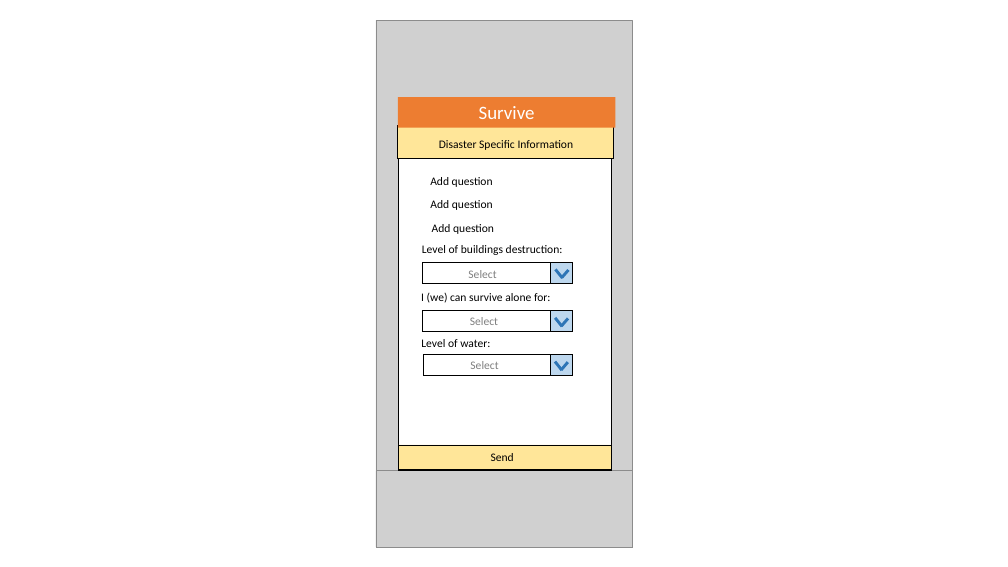
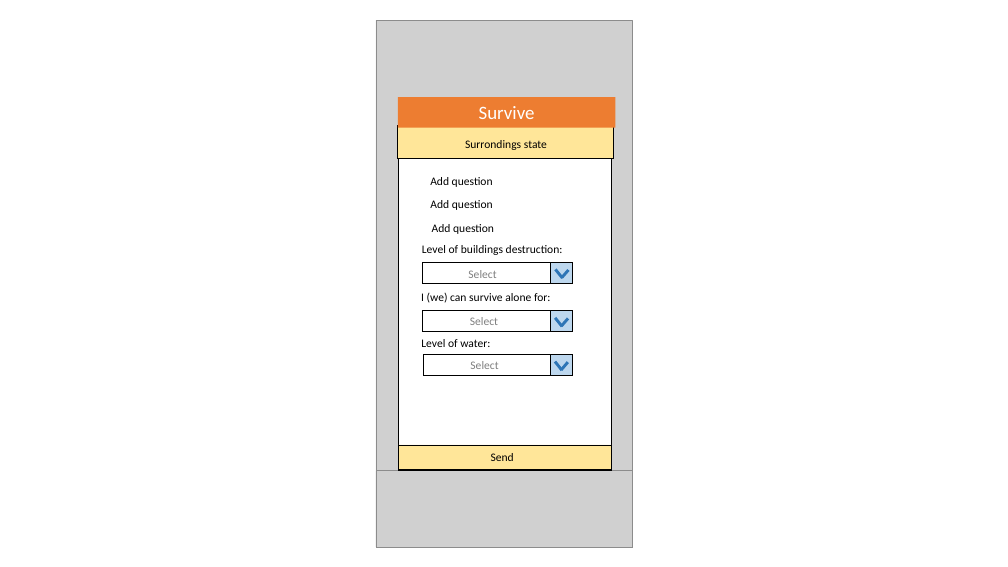
Before and after one commit to mistelip/survival-nervousnet, a slide deck: slide 10 of Docs/Survive Axon Demo v2.pptx (slide 11 before the commit). Drawn at 1008x567 pixels with LibreOffice and Linux fonts; fonts in the diff are those of the drawing; grey boxes stand for pictures. Boxes give left, top, right and bottom in pixels: in the first picture for what was removed or moved away, otherwise in the second. Text is boxed around its words. In the diff, an @@ line names an element or a change of style, - is before the commit and + after.

```diff
--- a/Docs/Survive Axon Demo v2.pptx
+++ b/Docs/Survive Axon Demo v2.pptx
@@ text at <box>465,140,547,150</box>: text changed @@
-Disaster Specific Information
+Surrondings state
```
Also in this commit, not shown: 2 other slides changed, 1 slide removed, 2 other files.
